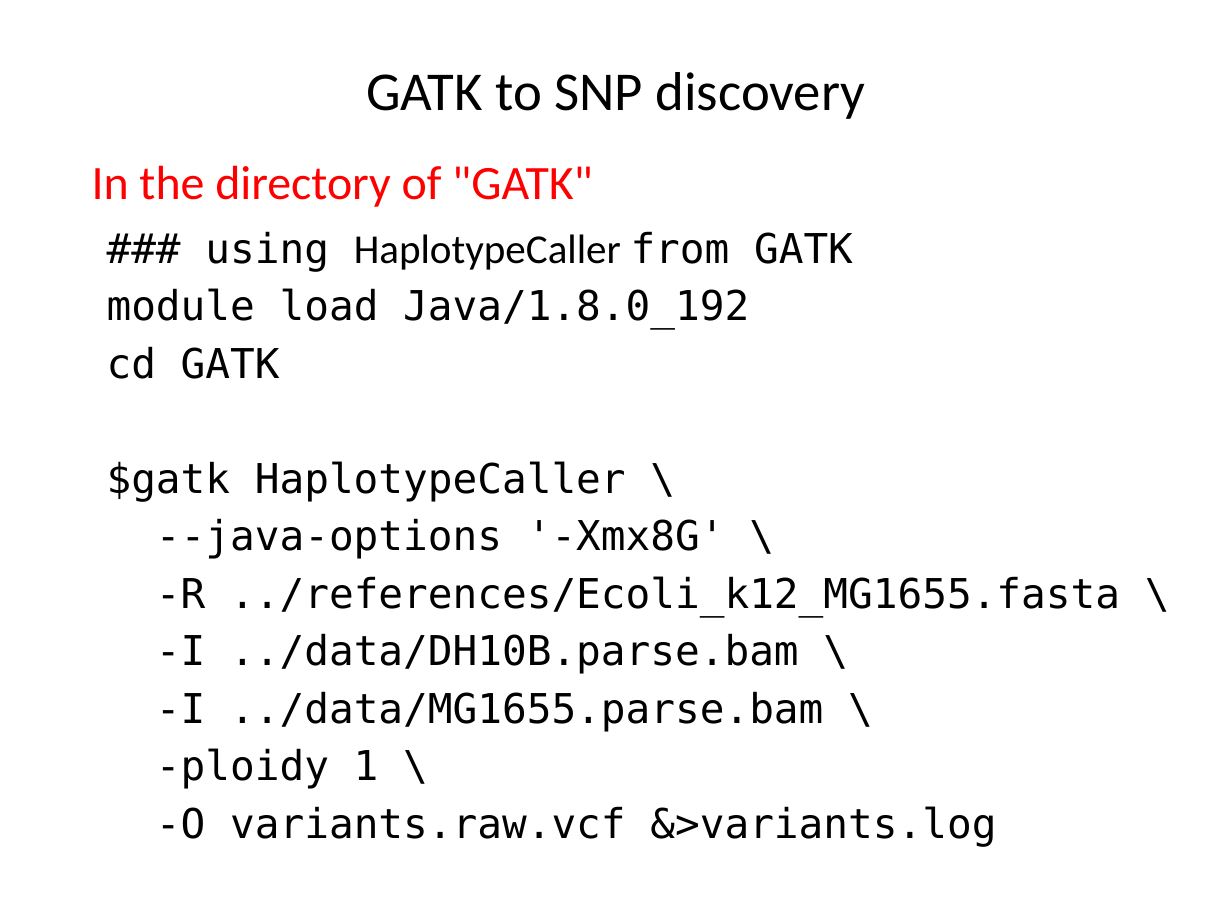
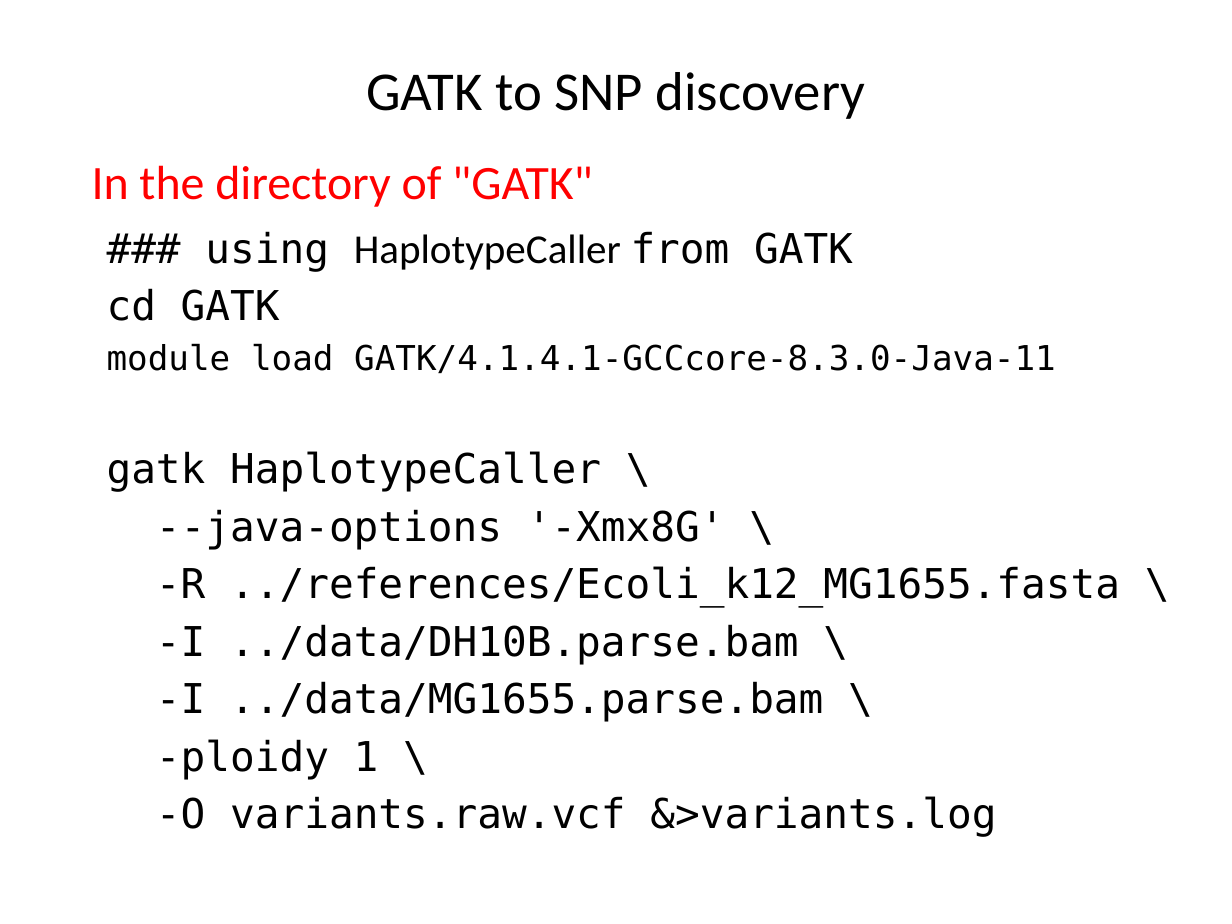
Before and after one commit to liu3zhenlab/teaching, a slide deck: slide 10 of PLPTH813Bioinformatis/2023/labs/lab06_variants.pptx (slide 11 before the commit). Drawn at 1232x924 pixels with LibreOffice and Linux fonts; fonts in the diff are those of the drawing. Boxes give left, top, right and bottom in pixels: in the first picture for what was removed or moved away, otherwise in the second. Text is boxed around its words. In the diff, an @@ line names an element or a change of style, - is before the commit and + after.

```diff
--- a/PLPTH813Bioinformatis/2023/labs/lab06_variants.pptx
+++ b/PLPTH813Bioinformatis/2023/labs/lab06_variants.pptx
@@ text at bbox=[107, 288, 749, 330]: paragraph removed @@
-module load Java/1.8.0_192
@@ text at bbox=[107, 343, 1056, 492]: text changed; size 24 to 20 pt @@
-$gatk HaplotypeCaller \
+module load GATK/4.1.4.1-GCCcore-8.3.0-Java-11
+gatk HaplotypeCaller \
```
Also in this commit, not shown: 7 other slides changed, 1 slide removed, 4 other files.
